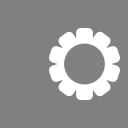
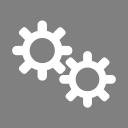
Before/after of a w=128, h=128 layered artwork. What changed in the layer stack:
added layer "Ellipse 1 copy" above "Ellipse 1" over box(59, 51, 116, 108)
painted on "Ellipse 1" over box(12, 20, 120, 100)
